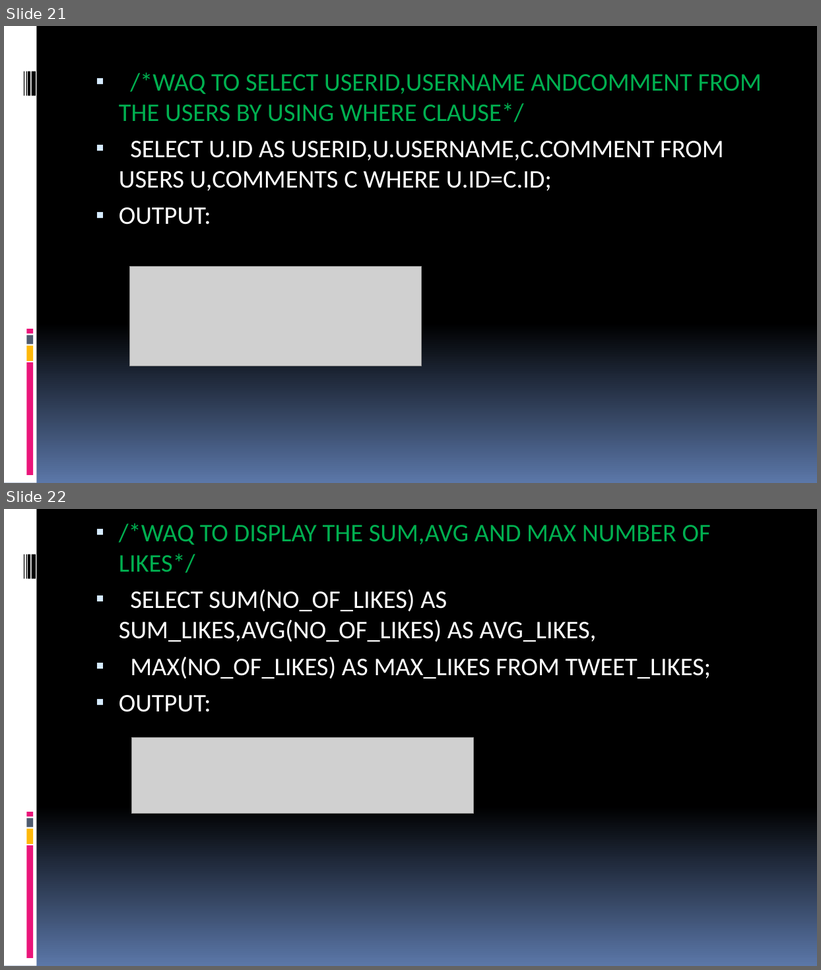
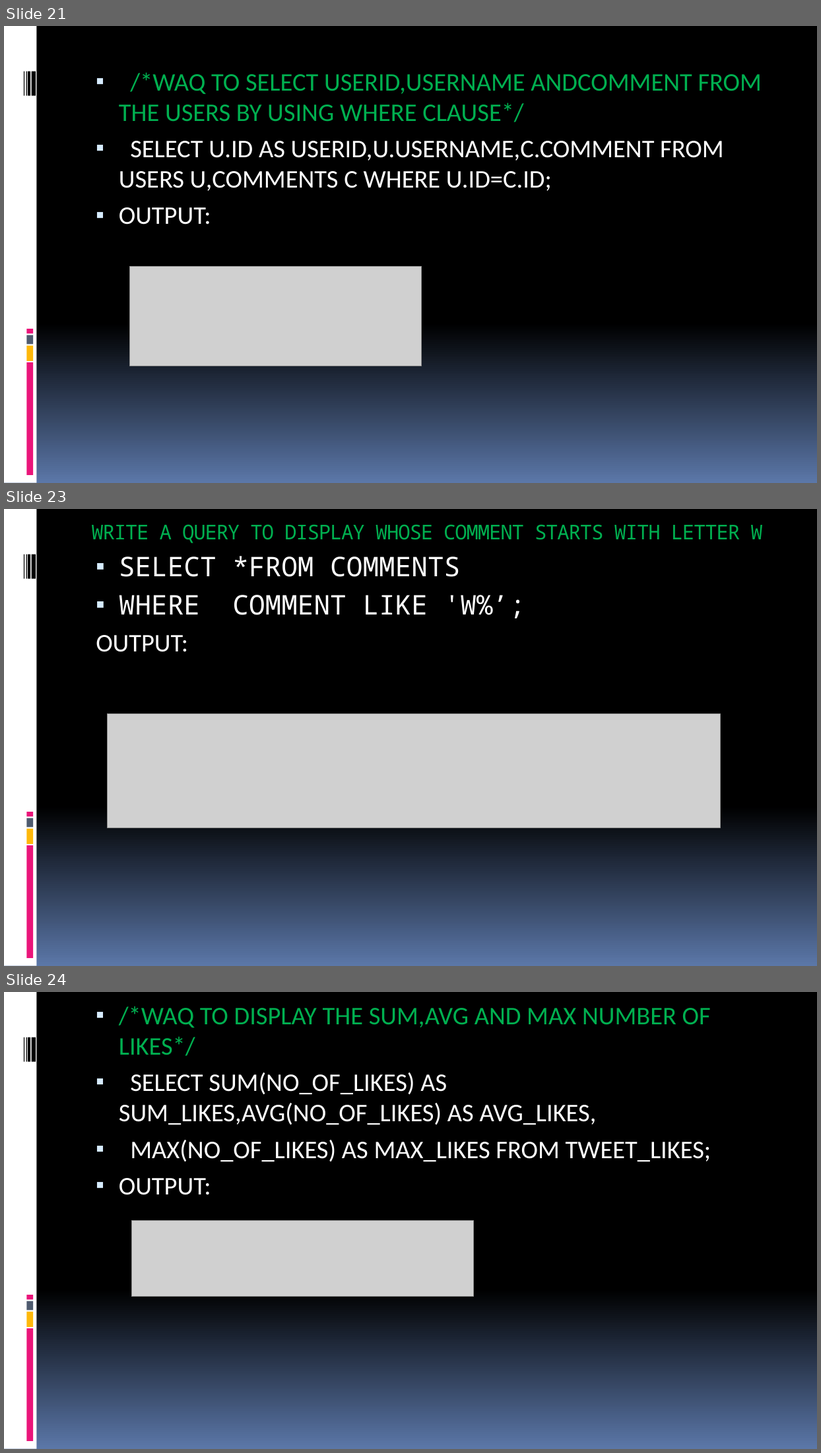
Before and after one commit to Kulasekhar123/TWITTERDB-PROJECT, a slide deck: TWITTERDB.pptx. Shown one above the other, each under a label of ours: slides 21 and 22 before the commit, slides 21, 23 and 24 after it; the slides between them are not shown. The pictures are 821x970 and 821x1453 pixels, drawn with LibreOffice and Linux fonts; fonts in the diff are those of the drawing; grey boxes stand for pictures. Boxes give left, top, right and bottom in pixels: in the first picture for what was removed or moved away, otherwise in the second. Text is boxed around its words. In the diff, an @@ line names an element or a change of style, - is before the commit and + after.

```diff
--- a/TWITTERDB.pptx
+++ b/TWITTERDB.pptx
@@ slide 23 added at [4,509,817,966], background gradient #000000 to #5B77A8; not listed: 9 template elements that a slide beside it also shows @@
@@ title added at [91,524,762,543], 24 pt, text #00B050 @@
+WRITE A QUERY TO DISPLAY WHOSE COMMENT STARTS WITH LETTER W
@@ text added at [96,556,525,652], 32 pt, text #FFFFFF @@
+▪ SELECT *FROM COMMENTS
+▪ WHERE COMMENT LIKE 'W%’;
+OUTPUT:
@@ picture added at [108,714,721,828] @@
@@ what was slide 22 is now slide 24 @@
```
Also in this commit, not shown: 1 slide changed, 1 other slide added.
